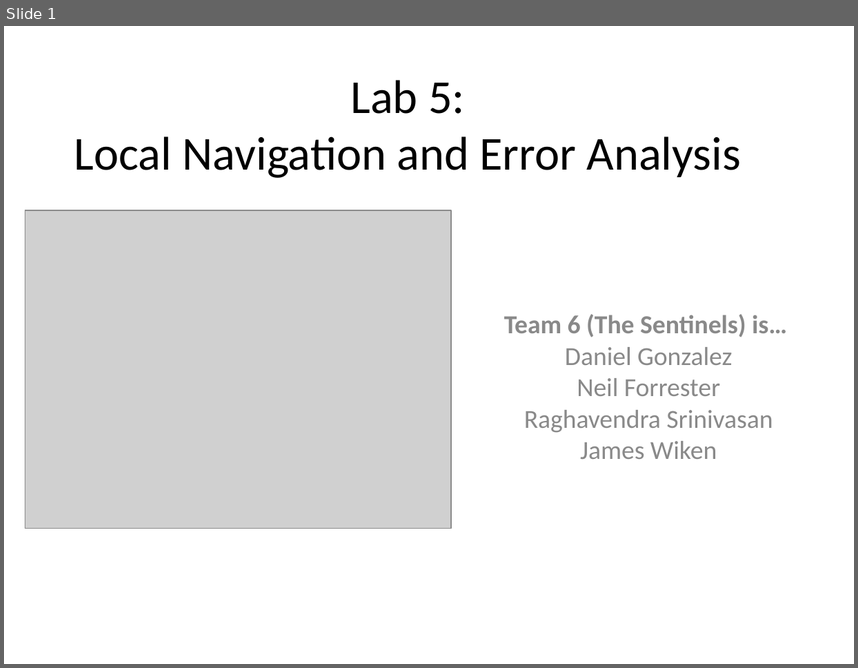
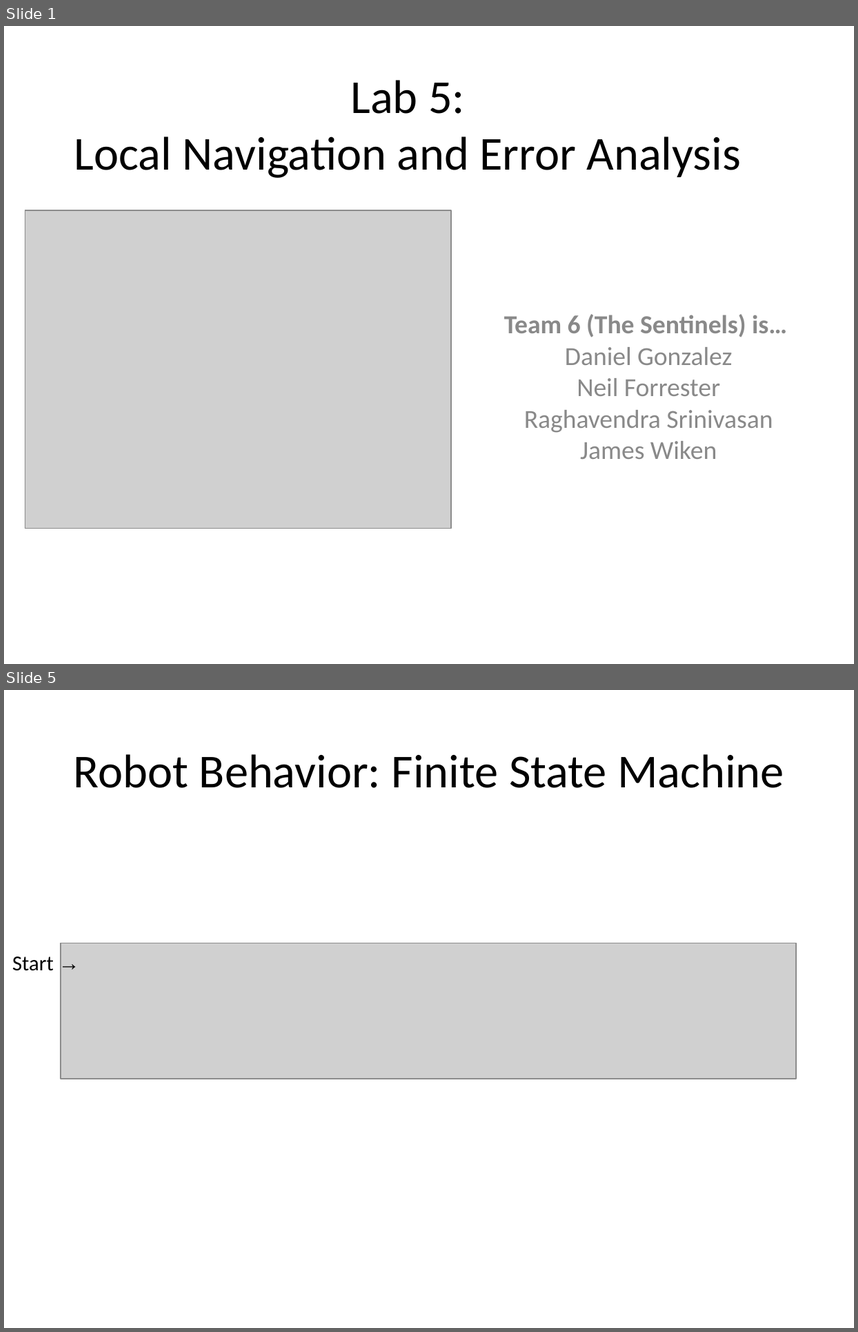
Before and after one commit to nforrester/6.141_labs, a slide deck: Other/Lab5/Lab 5.ppt. Shown one above the other, each under a label of ours: slide 1 before the commit, slides 1 and 5 after it; the slides between them are not shown. The pictures are 858x668 and 858x1332 pixels, drawn with LibreOffice and Linux fonts; fonts in the diff are those of the drawing; grey boxes stand for pictures. Boxes give left, top, right and bottom in pixels: in the first picture for what was removed or moved away, otherwise in the second. Text is boxed around its words. In the diff, an @@ line names an element or a change of style, - is before the commit and + after.

```diff
--- a/Other/Lab5/Lab 5.ppt
+++ b/Other/Lab5/Lab 5.ppt
@@ slide 5 added at <box>4,690,854,1328</box>, background #FFFFFF @@
@@ title added at <box>74,754,784,788</box>, 40 pt, text #000000 @@
+Robot Behavior: Finite State Machine
@@ text added at <box>12,956,54,971</box>, 18 pt, text #000000 @@
+Start →
@@ picture added at <box>61,943,796,1079</box> @@
```
Also in this commit, not shown: 4 slides changed, 4 other slides added, 2 slides removed, 7 other files.
